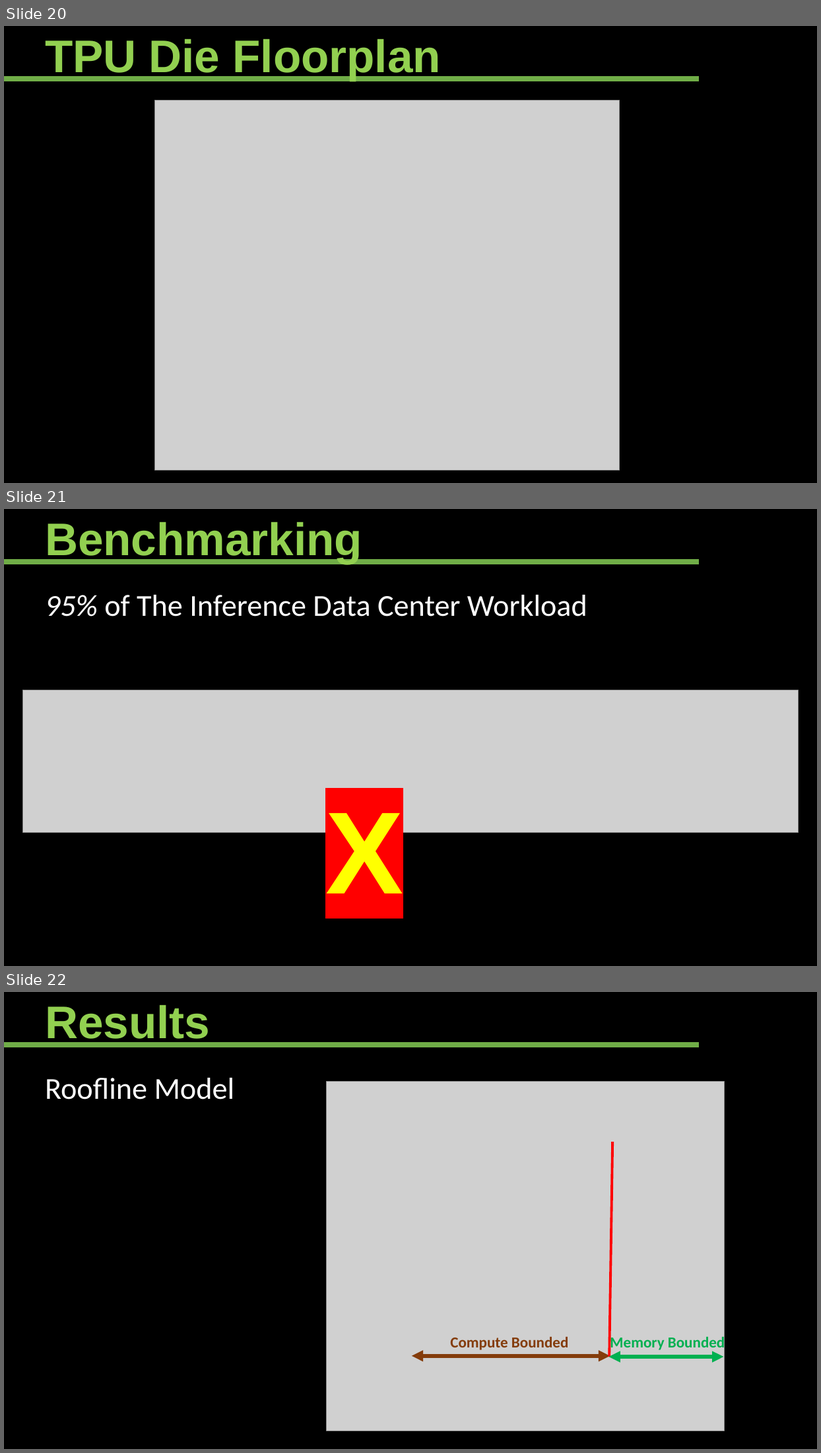
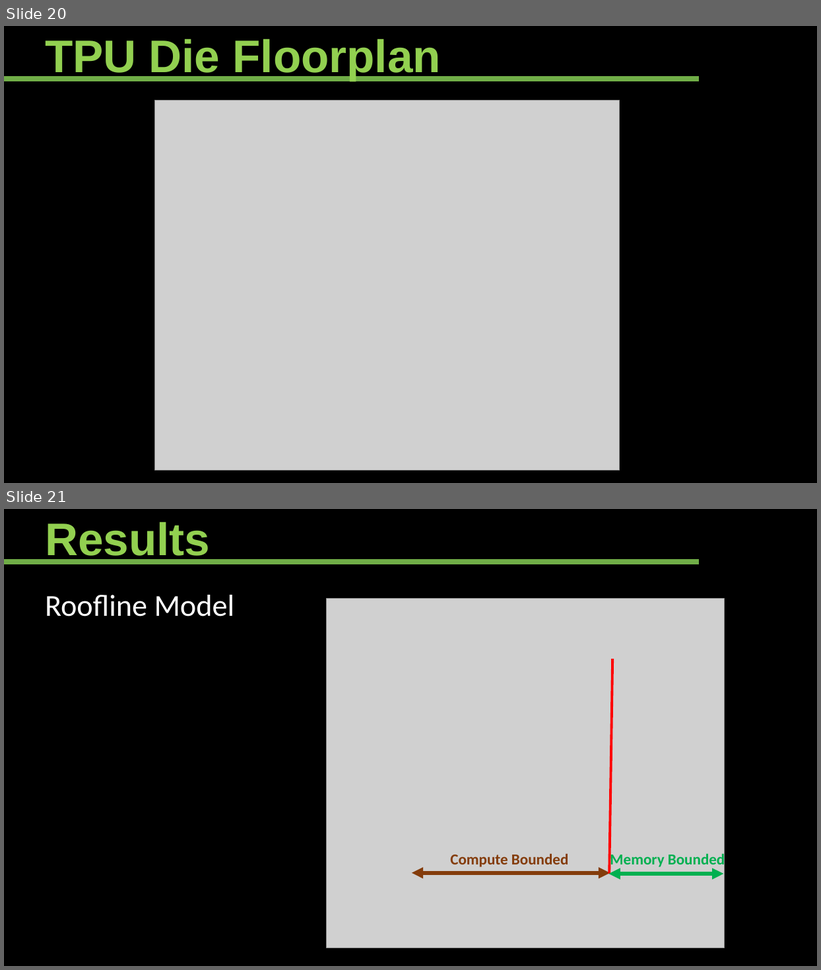
Before and after one commit to Ahdhn/EEC289Q-S18, a slide deck: Presentation/TPU.pptx. Shown one above the other, each under a label of ours: slides 20, 21 and 22 before the commit, slides 20 and 21 after it. The pictures are 821x1453 and 821x970 pixels, drawn with LibreOffice and Linux fonts; fonts in the diff are those of the drawing; grey boxes stand for pictures. Boxes give left, top, right and bottom in pixels: in the first picture for what was removed or moved away, otherwise in the second. Text is boxed around its words. In the diff, an @@ line names an element or a change of style, - is before the commit and + after.

```diff
--- a/Presentation/TPU.pptx
+++ b/Presentation/TPU.pptx
@@ slide 21 removed at [4,509,817,966], background #000000 @@
@@ text removed at [45,522,362,564] @@
-Benchmarking
@@ line removed from (4, 561) to (700, 561) @@
@@ text removed at [45,595,587,617] @@
-95% of The Inference Data Center Workload
@@ picture removed at [23,690,798,832] @@
@@ text removed at [325,813,403,894] @@
-X
@@ what was slide 22 is now slide 21 @@
```
Also in this commit, not shown: 5 slides changed, 2 slides added, 1 other slide removed.
